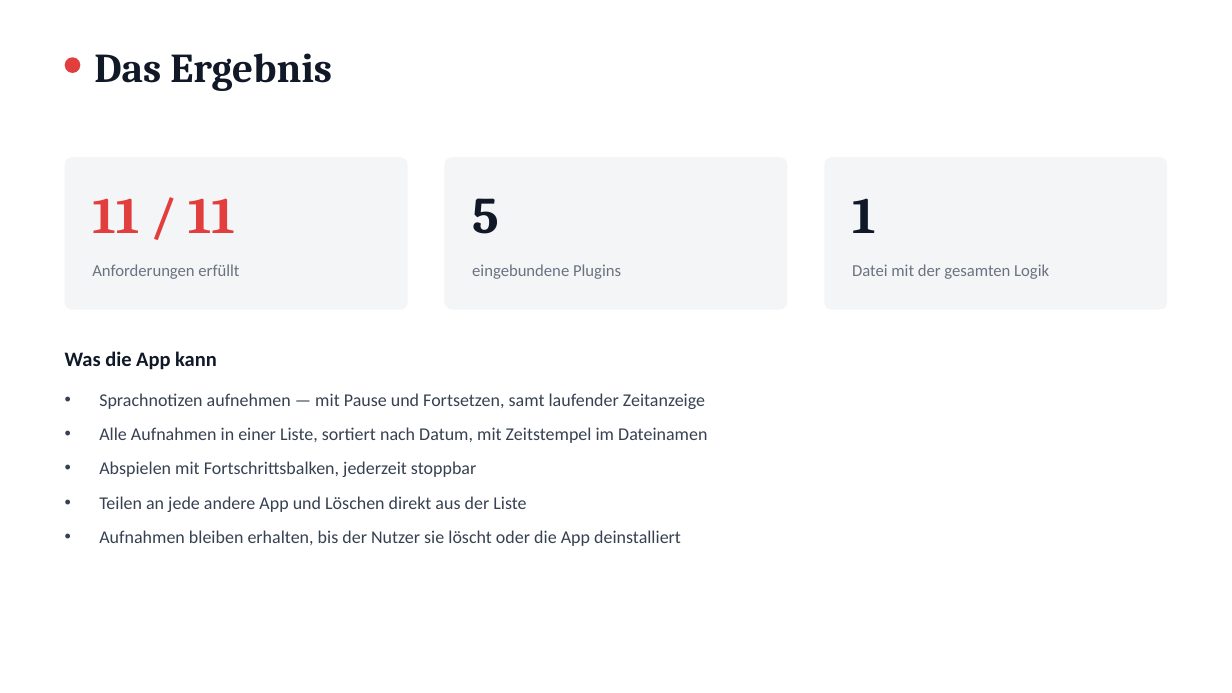
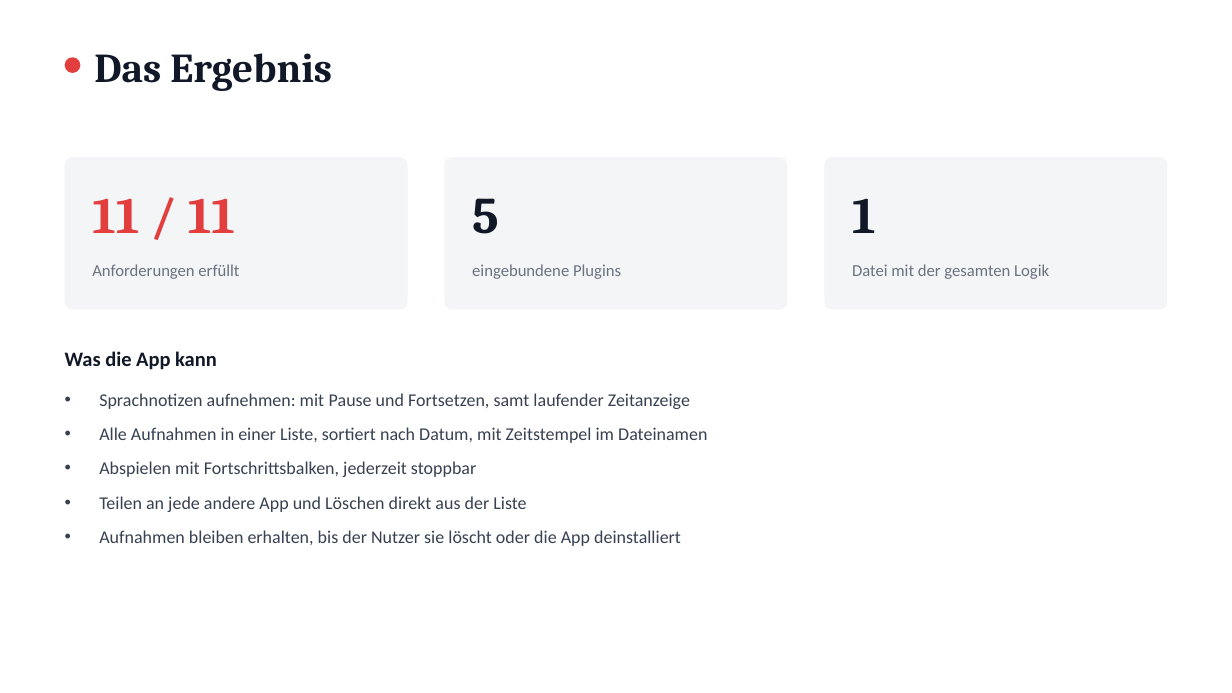
Before and after one commit to Denni-spy/audio-recorder-app, a slide deck: slide 3 of praesentation/Audio-Recorder-App-Praesentation.pptx. Drawn at 1232x693 pixels with LibreOffice and Linux fonts; fonts in the diff are those of the drawing. Boxes give left, top, right and bottom in pixels: in the first picture for what was removed or moved away, otherwise in the second. Text is boxed around its words. In the diff, an @@ line names an element or a change of style, - is before the commit and + after.

```diff
--- a/praesentation/Audio-Recorder-App-Praesentation.pptx
+++ b/praesentation/Audio-Recorder-App-Praesentation.pptx
@@ text at (99,393,690,409): text changed @@
-• Sprachnotizen aufnehmen — mit Pause und Fortsetzen, samt laufender Zeitanzeige
+• Sprachnotizen aufnehmen: mit Pause und Fortsetzen, samt laufender Zeitanzeige
```
Also in this commit, not shown: 12 other slides changed, 1 slide removed.
